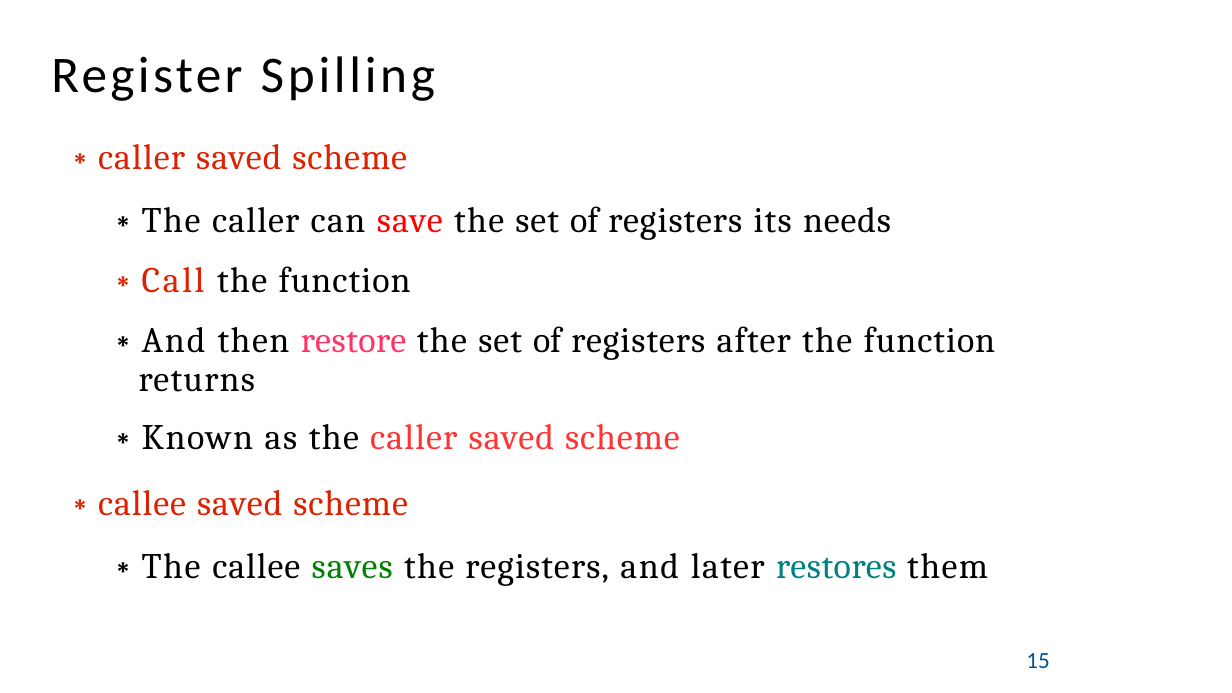
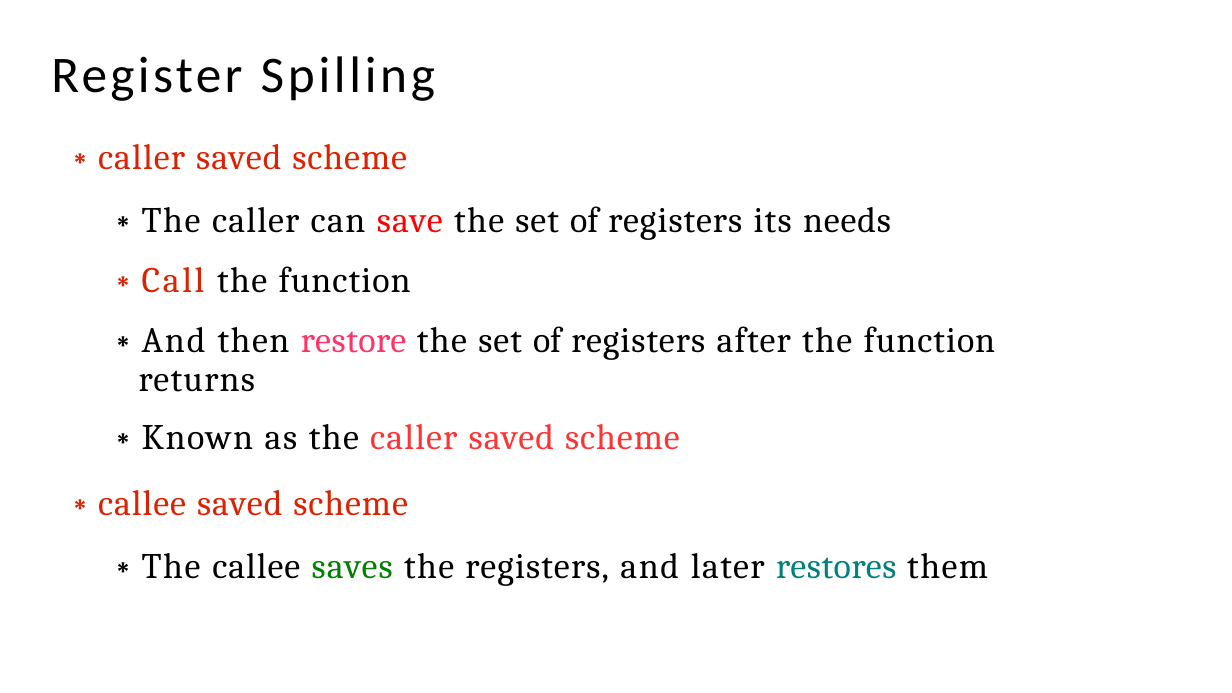
Before and after one commit to PG-DESD/CDAC_Sharing_Data, a slide deck: slide 64 of Microprocessor/TheoryLectures/RISC-V_Theory.pptx. Drawn at 1232x693 pixels with LibreOffice and Linux fonts; fonts in the diff are those of the drawing. Boxes give left, top, right and bottom in pixels: in the first picture for what was removed or moved away, otherwise in the second. Text is boxed around its words. In the diff, an @@ line names an element or a change of style, - is before the commit and + after.

```diff
--- a/Microprocessor/TheoryLectures/RISC-V_Theory.pptx
+++ b/Microprocessor/TheoryLectures/RISC-V_Theory.pptx
@@ text removed at <box>1026,653,1049,668</box> @@
-15
```
Also in this commit, not shown: 7 other slides changed, 1 slide added.
